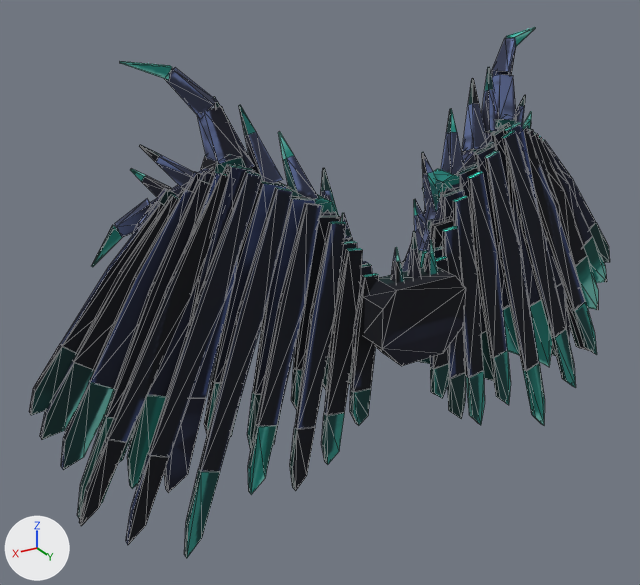
Two versions of the FBX model mas1-arte/alas-avanzadas-v02/clips/AlasAvanzadas_v02_Deploy.fbx, one commit apart.
One viewpoint serves both versions: a camera (50 mm lens) standing at (0.0679, 0.0855, 0.0478) and looking at (0.0082, -0.0141, -0.002). Lighting does not change. The marker at lower left points along +X, +Y and +Z. The first picture is the older version. Mesh edges are drawn as thin lines. Where no turn or scale is listed for an object, it has been applied to the vertices. Vertices at exactly the same position are counted once.

The first picture shows 'AlasAvanzadas'.
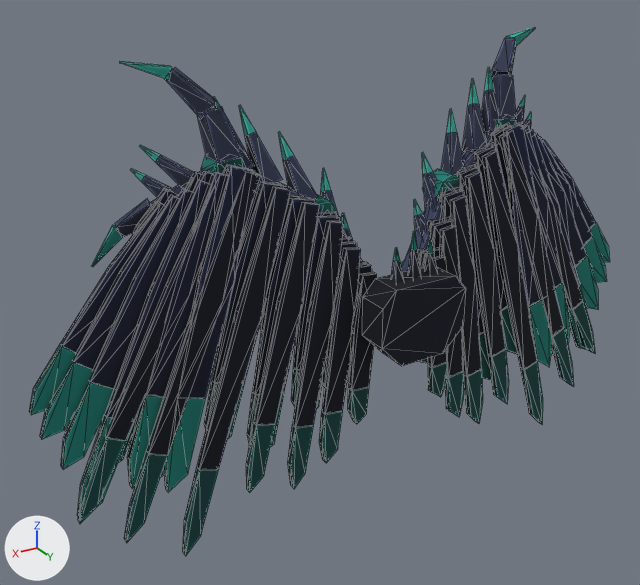
Where the change shows, as pixel boxes [x1, y1, x2, y2] in the pictures (640 x 585 px; the box of a moved part takes in the faces that stretch with it):
'AlasAvanzadas', reshaped, surface changed
    before: [29, 27, 610, 558]
    after: [29, 27, 610, 556]
part 1 of me_alasavanzadas, moved or reshaped
    before: [430, 256, 450, 369]
    after: [428, 255, 448, 368]
part 2 of me_alasavanzadas, moved or reshaped
    before: [442, 226, 465, 379]
    after: [439, 225, 463, 378]
part 3 of me_alasavanzadas, moved or reshaped
    before: [453, 196, 483, 378]
    after: [450, 195, 481, 376]
part 4 of me_alasavanzadas, moved or reshaped
    before: [468, 171, 507, 358]
    after: [465, 171, 505, 357]
part 5 of me_alasavanzadas, moved or reshaped
    before: [490, 350, 511, 405]
    after: [488, 349, 509, 404]
part 6 of me_alasavanzadas, moved or reshaped
    before: [485, 151, 539, 371]
    after: [482, 150, 537, 370]
part 7 of me_alasavanzadas, moved or reshaped
    before: [523, 363, 545, 425]
    after: [520, 361, 543, 424]
part 8 of me_alasavanzadas, moved or reshaped
    before: [552, 302, 597, 388]
    after: [552, 301, 595, 387]
part 9 of me_alasavanzadas, moved or reshaped
    before: [522, 209, 585, 338]
    after: [522, 209, 583, 337]
part 10 of me_alasavanzadas, moved or reshaped
    before: [502, 127, 574, 335]
    after: [499, 127, 572, 334]
part 11 of me_alasavanzadas, surface changed
    both: [29, 27, 610, 556]

Patch to the scene script:
```diff
--- a/mas1-arte/alas-avanzadas-v02/clips/AlasAvanzadas_v02_Deploy.fbx.py
+++ b/mas1-arte/alas-avanzadas-v02/clips/AlasAvanzadas_v02_Deploy.fbx.py
@@ me_alasavanzadas @@
 me_alasavanzadas.from_pydata(...)  # 1782 vertices, 2868 faces; spans x -0.05..0.05, y -0.0188..-0.0004, z -0.0339..0.0315
 # used by ob_alasavanzadas; location = (0.0, 0.0, 0.0)
+# me_alasavanzadas part 1: the loose piece of 12 vertices spanning x -0.0084..-0.0046, y -0.0053..-0.0047, z -0.0138..0.0034 is moved by (0.0, -0.0005, 0.0)
+# me_alasavanzadas part 2: the loose piece of 12 vertices spanning x -0.0123..-0.0068, y -0.0061..-0.0054, z -0.0168..0.0073 is moved by (0.0, -0.0005, 0.0)
+# me_alasavanzadas part 3: the loose piece of 12 vertices spanning x -0.0166..-0.009, y -0.0068..-0.0062, z -0.0182..0.0112 is moved by (0.0, -0.0005, 0.0)
+# me_alasavanzadas part 4: the loose piece of 12 vertices spanning x -0.0221..-0.0122, y -0.0077..-0.007, z -0.0167..0.014 is moved by (0.0, -0.0005, 0.0)
+# me_alasavanzadas part 5: the loose piece of 10 vertices spanning x -0.0236..-0.0193, y -0.0078..-0.0069, z -0.0264..-0.016 is moved by (0.0, -0.0005, 0.0)
+# me_alasavanzadas part 6: the loose piece of 12 vertices spanning x -0.0304..-0.0158, y -0.0086..-0.008, z -0.0217..0.0164 is moved by (0.0, -0.0005, 0.0)
+# me_alasavanzadas part 7: the loose piece of 10 vertices spanning x -0.0332..-0.0276, y -0.0087..-0.0078, z -0.0339..-0.0208 is moved by (0.0, -0.0005, 0.0)
+# me_alasavanzadas part 8: 28 of the vertices in x -0.0464..-0.0343, y -0.0106..-0.0088, z -0.0291..-0.013 are moved by (0.0, -0.0005, 0.0)
+# me_alasavanzadas part 9: 8 of the vertices in x -0.0322..-0.0254, y -0.0105..-0.0089, z 0.0026..0.0054 are moved by (0.0, -0.0005, 0.0)
+# me_alasavanzadas part 10: 8 of the vertices in x -0.0245..-0.0196, y -0.0105..-0.0089, z 0.0178..0.0187 are moved by (0.0, -0.0005, 0.0)
+# me_alasavanzadas part 11: texture (UV) coordinates of 2553 of 2868 faces, centred in x -0.0497..0.0497, y -0.0185..-0.0004, z -0.0331..0.0312, changed; they spanned u 0.01..0.99, v 0.01..0.99 and now span u 0.01..0.99, v 0.01..0.99
 me_alasavanzadas.materials.append(mat_alasavanzadas)
```
